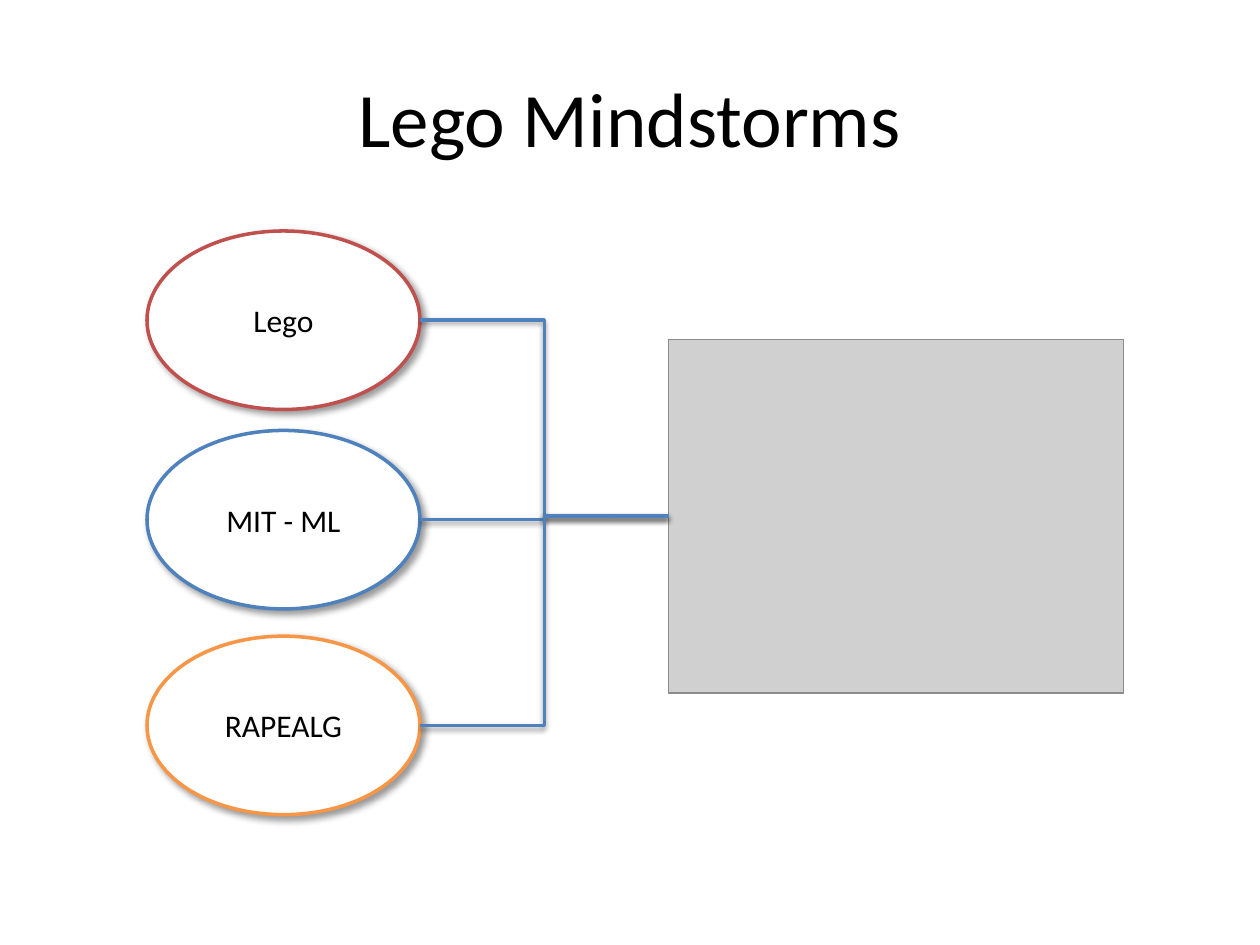
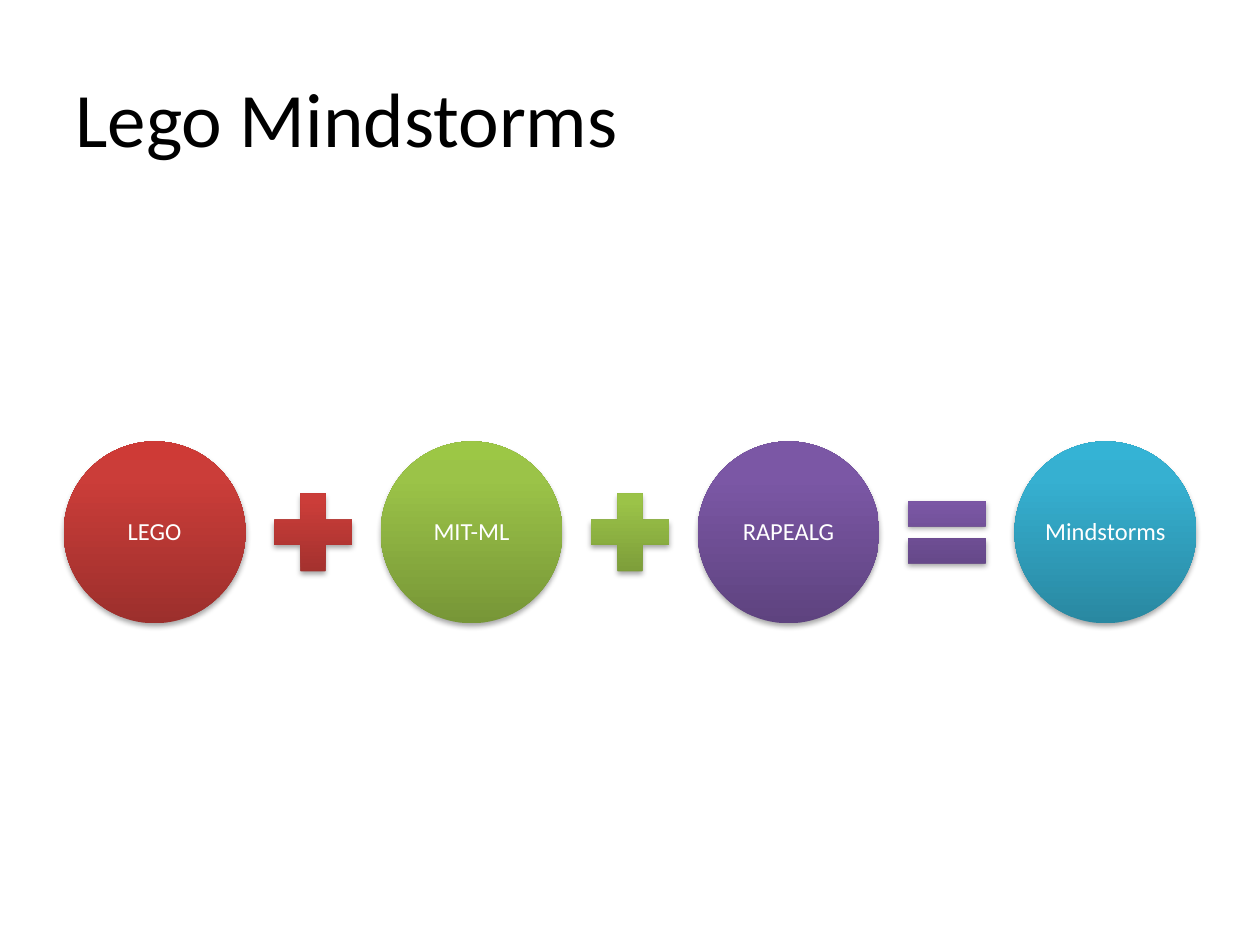
Before and after one commit to fdefreitas/MADN3S, a slide deck: slide 3 of Seminario/presentacion-seminario.pptx. Drawn at 1260x945 pixels with LibreOffice and Linux fonts; fonts in the diff are those of the drawing; grey boxes stand for pictures. Boxes give left, top, right and bottom in pixels: in the first picture for what was removed or moved away, otherwise in the second. Text is boxed around its words. In the diff, an @@ line names an element or a change of style, - is before the commit and + after.

```diff
--- a/Seminario/presentacion-seminario.pptx
+++ b/Seminario/presentacion-seminario.pptx
@@ title "Lego Mindstorms" at box(76, 93, 618, 161): alignment centre to left @@
@@ elbow line removed from (420, 320) to (669, 517) @@
@@ picture removed at box(669, 339, 1124, 693) @@
@@ text "LEGO": place and size @@
-text "LEGO" at box(147, 231, 421, 410)
+text "LEGO" at box(128, 524, 182, 540)
@@ text "LEGO" at box(128, 524, 182, 540): fill #FFFFFF to none; outline #C0504D 2 pt to none; shadow off @@
@@ text "MIT-ML": place and size @@
-text "MIT-ML" at box(147, 431, 421, 610)
+text "MIT-ML" at box(434, 524, 510, 540)
@@ text "MIT-ML" at box(434, 524, 510, 540): fill #FFFFFF to none; outline #4F81BD 2 pt to none; shadow off @@
@@ text "RAPEALG": place and size @@
-text "RAPEALG" at box(147, 636, 421, 815)
+text "RAPEALG" at box(743, 524, 834, 540)
@@ text "RAPEALG" at box(743, 524, 834, 540): size 18 to 14 pt, text colour #000000 to #FFFFFF; line spacing 1 to 0.9; more space between paragraphs; fill #FFFFFF to none; outline #F79646 2 pt to none; shadow off @@
@@ text at box(128, 524, 182, 540): text changed; size 18 to 14 pt; text colour #000000 to #FFFFFF @@
-Lego
+LEGO
@@ elbow line removed from (420, 519) to (669, 517) @@
@@ elbow line removed from (420, 726) to (669, 517) @@
@@ text at box(434, 524, 510, 540): text changed; size 18 to 14 pt; text colour #000000 to #FFFFFF @@
-MIT - ML
+MIT-ML
@@ group added at box(64, 441, 1196, 622): 4 ellipses, 2 plus signs, 1 math equal, 1 text @@
+Mindstorms
```
Also in this commit, not shown: 1 other slide changed, 2 slides added, 6 other files.
